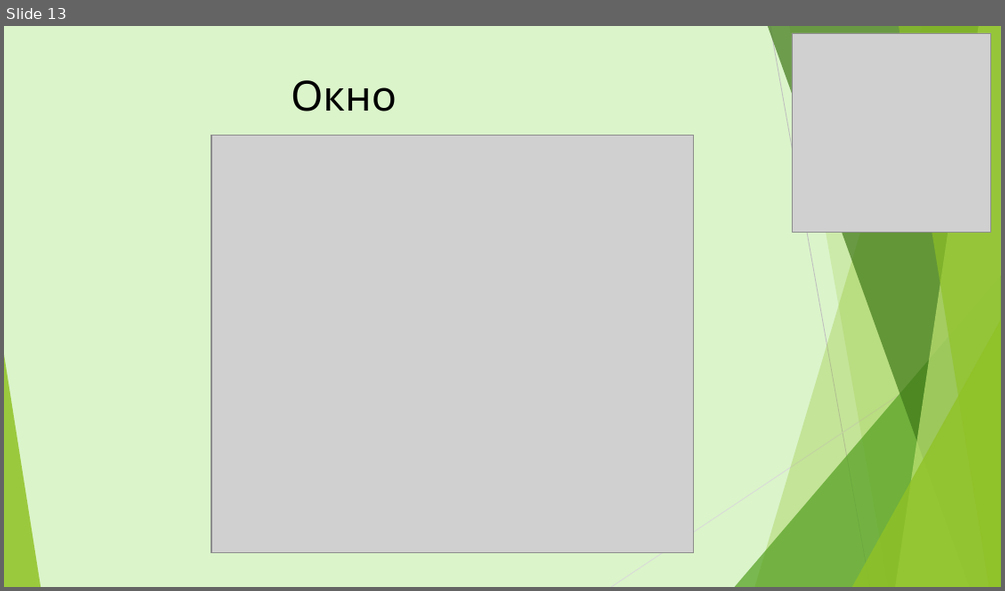
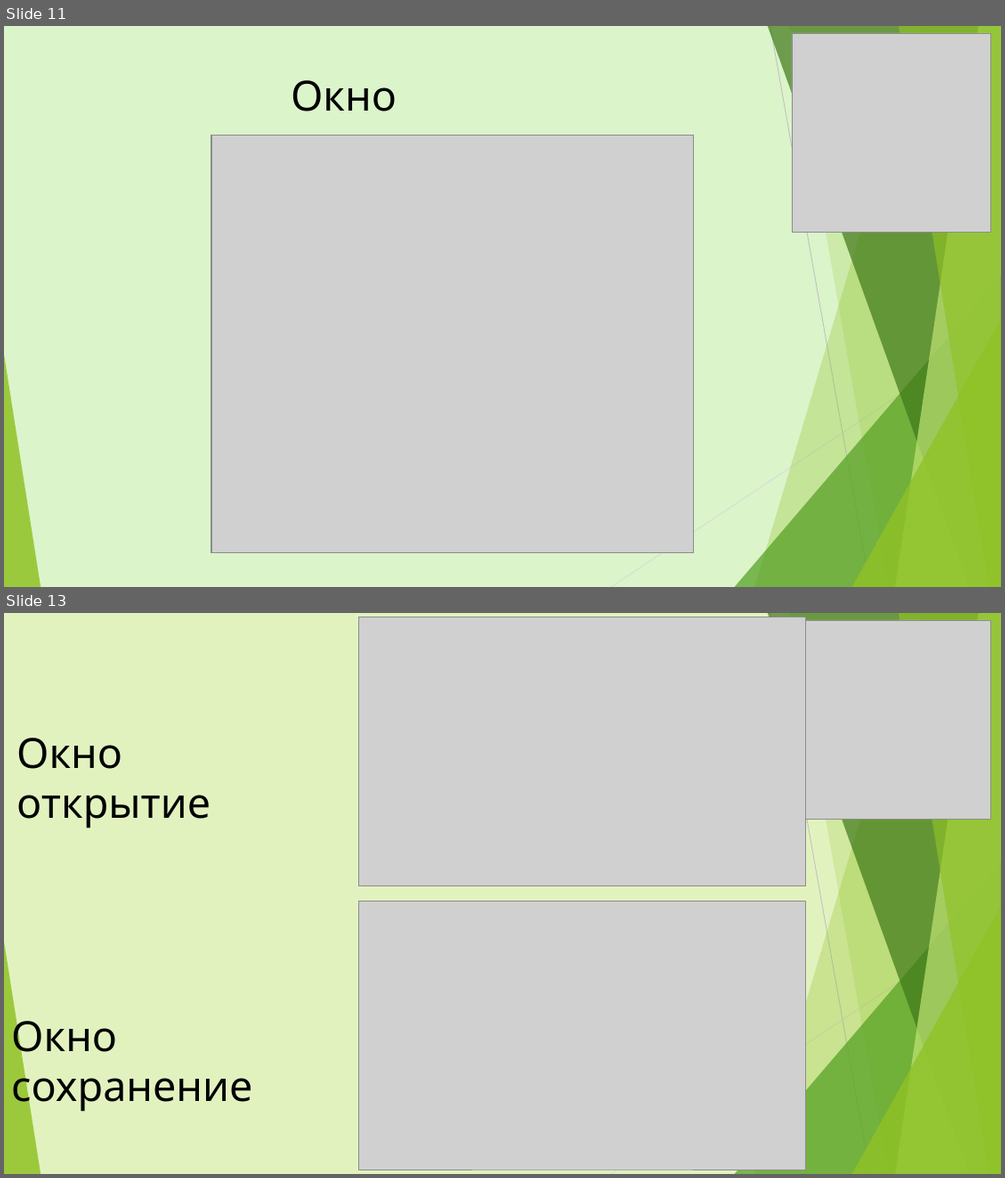
Before and after one commit to PushkinC/GUItoTurtle, a slide deck: GUItoTurtle.pptx. Shown one above the other, each under a label of ours: slide 13 before the commit, slides 11 and 13 after it; the slides between them are not shown. The pictures are 1005x591 and 1005x1178 pixels, drawn with LibreOffice and Linux fonts; fonts in the diff are those of the drawing; grey boxes stand for pictures. Boxes give left, top, right and bottom in pixels: in the first picture for what was removed or moved away, otherwise in the second. Text is boxed around its words. In the diff, an @@ line names an element or a change of style, - is before the commit and + after.

```diff
--- a/GUItoTurtle.pptx
+++ b/GUItoTurtle.pptx
@@ slide 13 added at (4, 613, 1001, 1174), background #D5EDA2 at 68% opacity; not listed: 10 template elements that a slide beside it also shows @@
@@ picture added at (359, 617, 807, 887) @@
@@ picture added at (793, 620, 991, 819) @@
@@ text added at (16, 738, 210, 828), 40 pt, text #000000 @@
+Окно открытие
@@ picture added at (359, 900, 807, 1169) @@
@@ text added at (11, 1012, 252, 1111), 40 pt, text #000000 @@
+Окно сохранение
@@ what was slide 13 is now slide 11 @@
```
Also in this commit, not shown: 10 slides changed, 1 other slide added, 2 slides removed, 8 other files.
